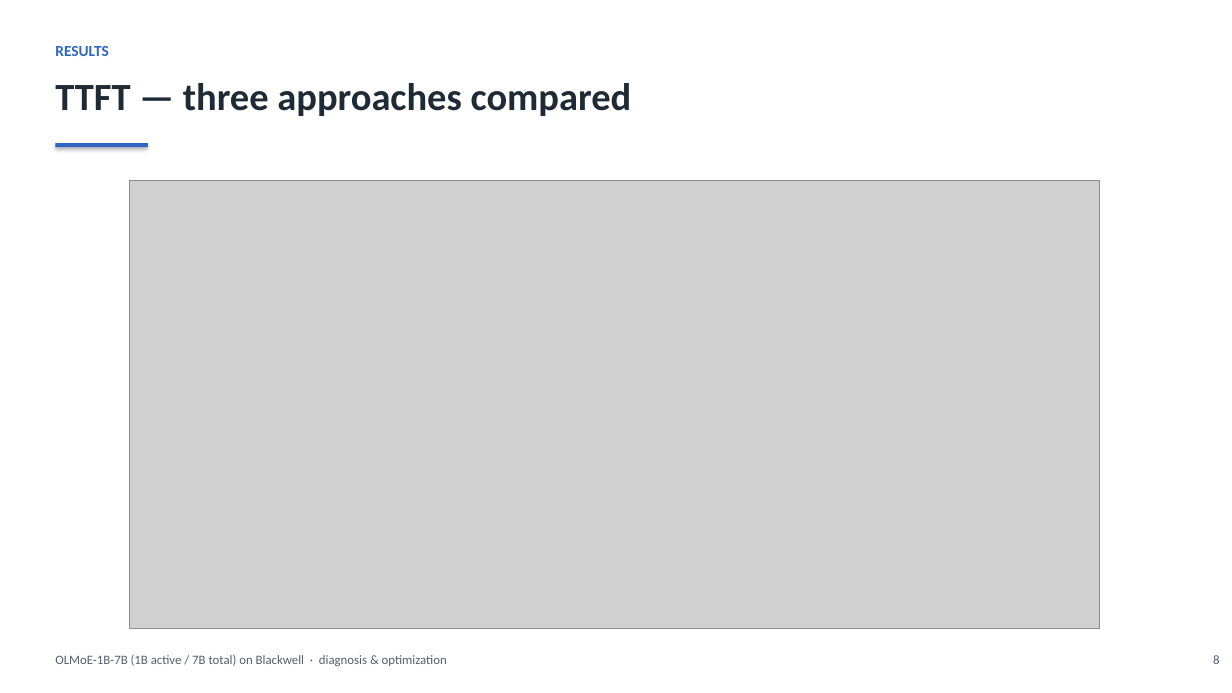
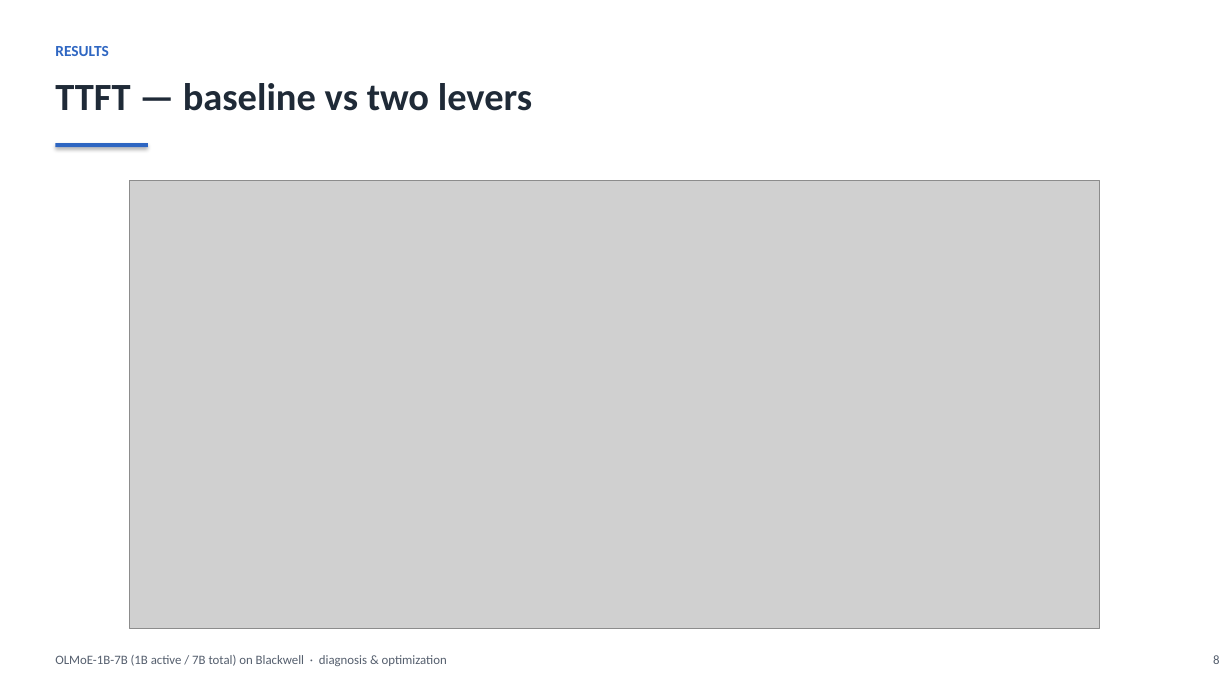
Before and after one commit to harishvs/moe-inference-optimize, a slide deck: slide 8 of talk/deck.pptx. Drawn at 1232x693 pixels with LibreOffice and Linux fonts; fonts in the diff are those of the drawing; grey boxes stand for pictures. Boxes give left, top, right and bottom in pixels: in the first picture for what was removed or moved away, otherwise in the second. Text is boxed around its words. In the diff, an @@ line names an element or a change of style, - is before the commit and + after.

```diff
--- a/talk/deck.pptx
+++ b/talk/deck.pptx
@@ text at (55,83,532,111): text changed @@
-TTFT — three approaches compared
+TTFT — baseline vs two levers
```
Also in this commit, not shown: 13 other slides changed, 2 slides added, 1 slide removed, 7 other files.
